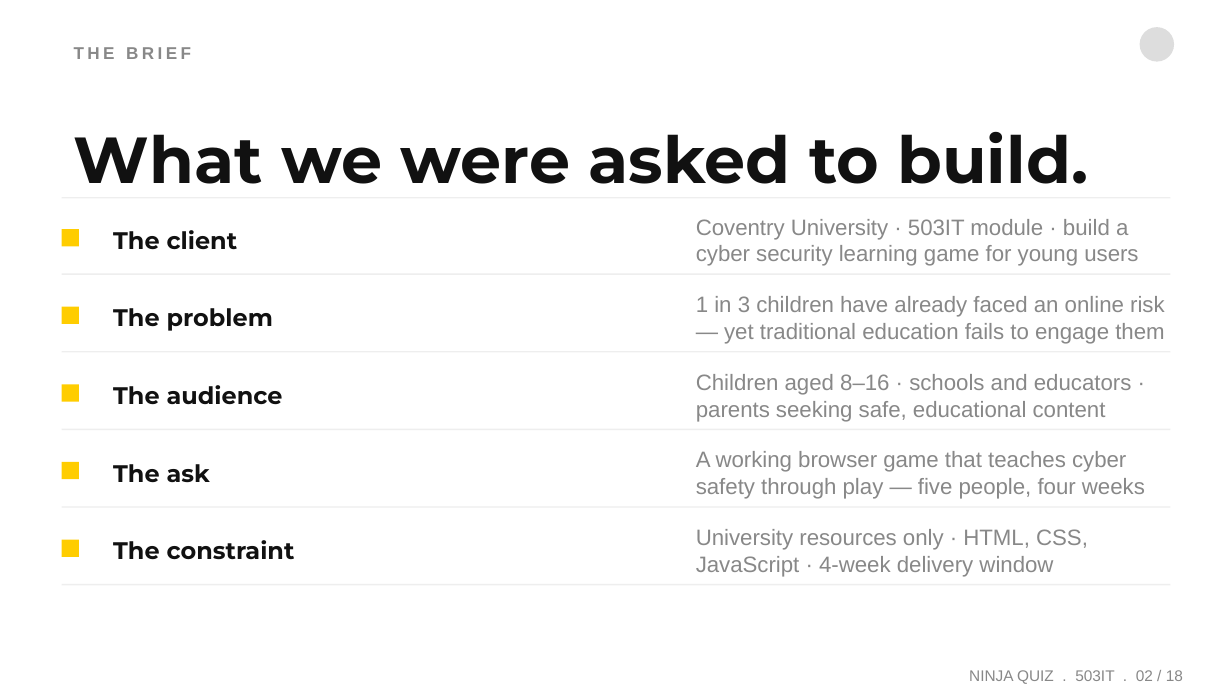
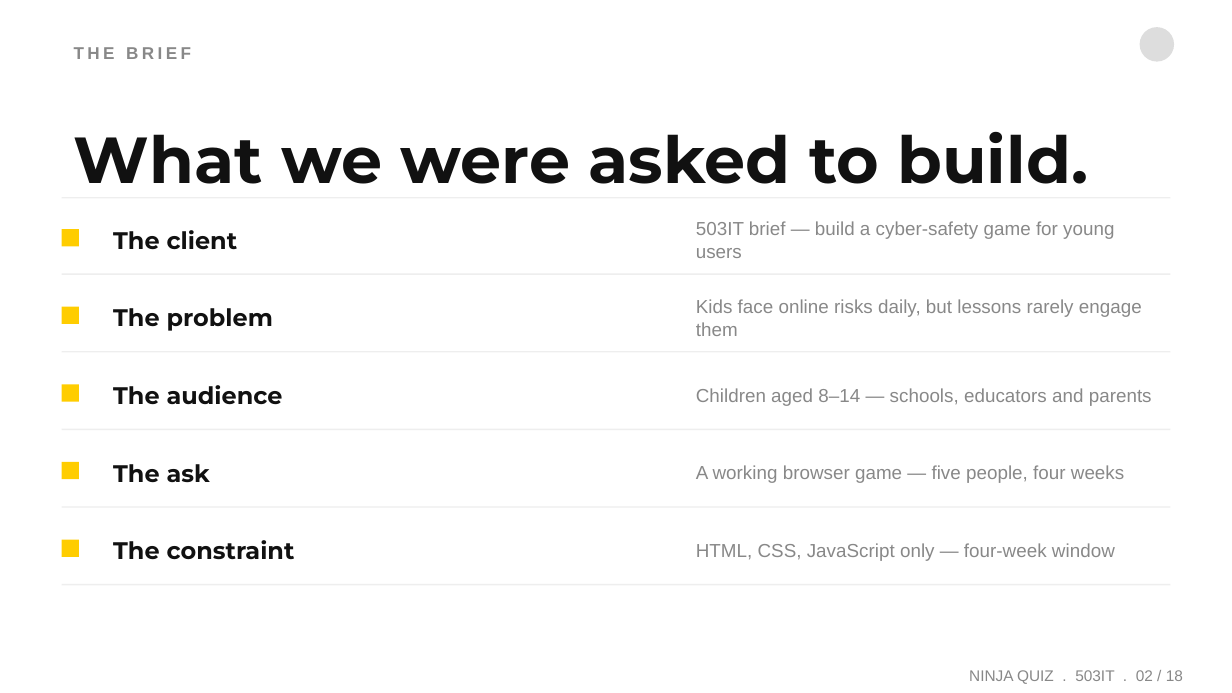
Before and after one commit to wlaa41/CoventryUniversity_503IT_Originals, a slide deck: slide 2 of NinjaQuiz-Presentation.pptx. Drawn at 1232x693 pixels with LibreOffice and Linux fonts; fonts in the diff are those of the drawing. Boxes give left, top, right and bottom in pixels: in the first picture for what was removed or moved away, otherwise in the second. Text is boxed around its words. In the diff, an @@ line names an element or a change of style, - is before the commit and + after.

Commit message:
Final presentation

```diff
--- a/NinjaQuiz-Presentation.pptx
+++ b/NinjaQuiz-Presentation.pptx
@@ text at box(696, 221, 1114, 258): text changed; size 13 to 11 pt @@
-Coventry University · 503IT module · build a cyber security learning game for young users
+503IT brief — build a cyber-safety game for young users
@@ text at box(696, 299, 1142, 336): text changed; size 13 to 11 pt @@
-1 in 3 children have already faced an online risk — yet traditional education fails to engage them
+Kids face online risks daily, but lessons rarely engage them
@@ text at box(696, 388, 1152, 406): text changed; size 13 to 11 pt @@
-Children aged 8–16 · schools and educators · parents seeking safe, educational content
+Children aged 8–14 — schools, educators and parents
@@ text at box(696, 465, 1124, 483): text changed; size 13 to 11 pt @@
-A working browser game that teaches cyber safety through play — five people, four weeks
+A working browser game — five people, four weeks
@@ text at box(696, 543, 1115, 561): text changed; size 13 to 11 pt @@
-University resources only · HTML, CSS, JavaScript · 4-week delivery window
+HTML, CSS, JavaScript only — four-week window
```
Also in this commit, not shown: 4 other slides changed, 2 slides removed.
